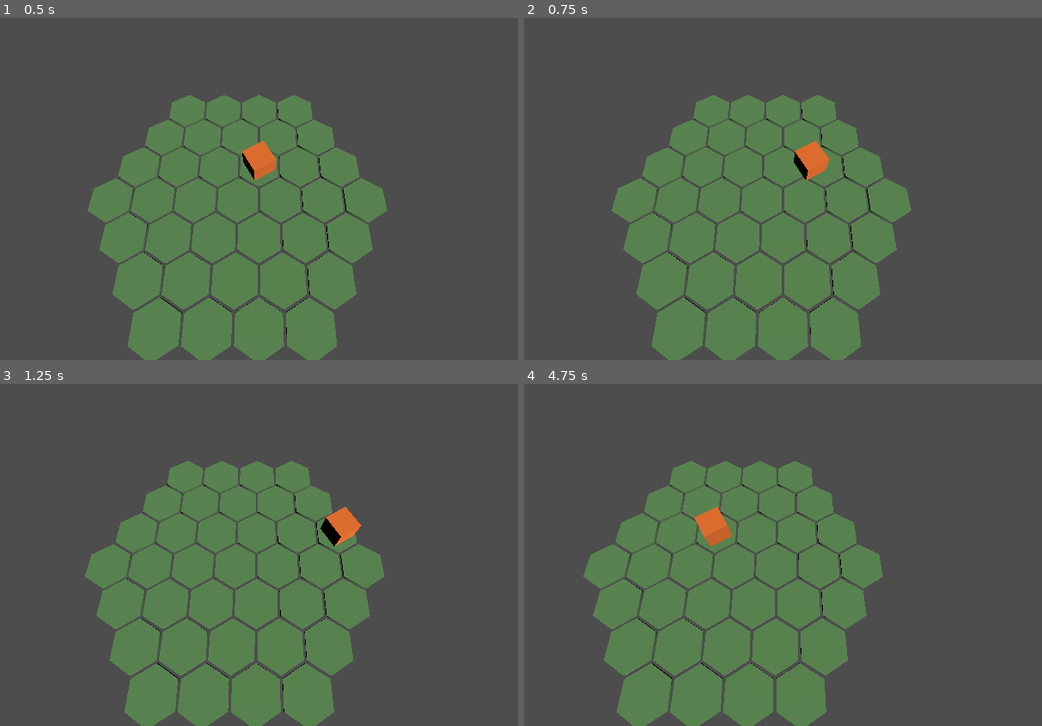
Above: before the commit, frames 1-4 (two rows, left to right).
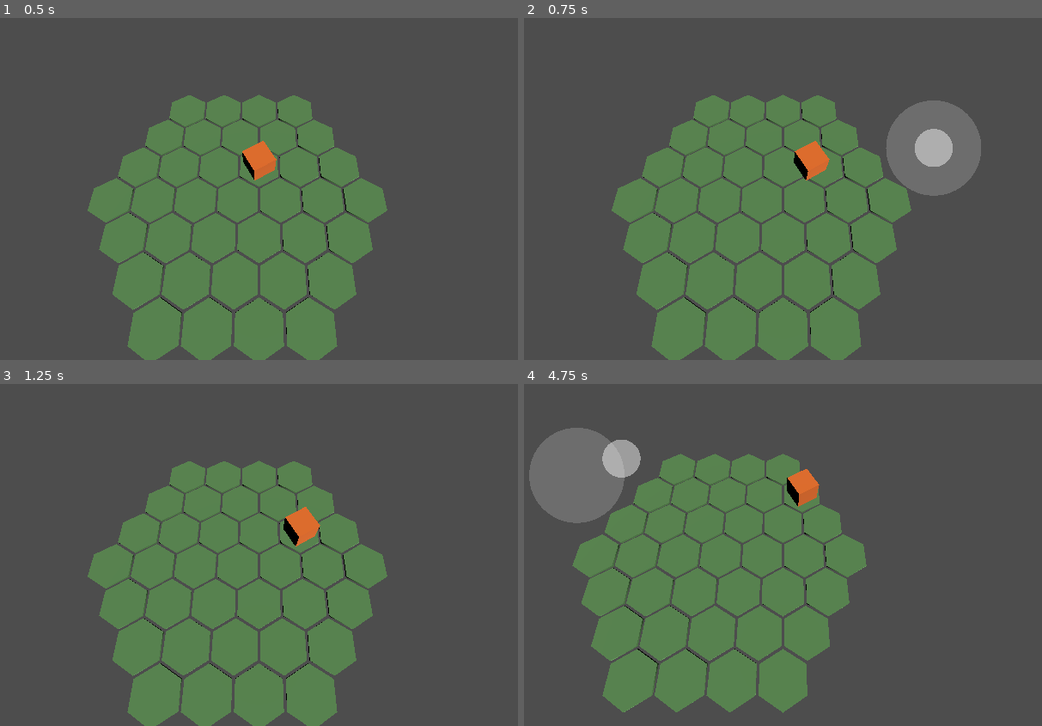
Above: after the commit, the same moments.

Repository: Coarisfinia/khovax
Game: Godot game, scene res://scenes/main.tscn
Two runs of this game, one before a commit and one after it. Both use one fixed random seed, a clock stepped at 60 frames per second and the inputs below.
Inputs (mouse positions are in pixels of both pictures, inside the frame that each line leads up to):
- Up to frame 1 (0.5 s): no input
- Up to frame 2 (0.75 s): tap Enter at 0.5 s; move the mouse to (933, 147) at 0.52 s; hold D (move_right) from 0.53 s (still down); click (933, 147) at 0.67 s
- Up to frame 3 (1.25 s): keep holding D (move_right)
- Up to frame 4 (4.75 s): release D (move_right) at 1.25 s; drag from (643, 551) to (746, 609) at 1.27 s; move the mouse to (850, 448) at 2.02 s; hold D (move_right) 2.03-2.75 s; click (850, 448) at 2.17 s; drag from (746, 609) to (575, 476) at 2.77 s; move the mouse to (990, 592) at 3.52 s; hold A (move_left) 3.53-4.25 s; click (990, 592) at 3.67 s; drag from (575, 476) to (679, 435) at 4.27 s

Frame 1 is identical in both runs. In frame 2, 4.0% of the frame differs, in the area x 69-89%, y 24-53%; in frame 3, 5.9%; in frame 4, 16%, in the area x 0-70%, y 12-100%.

Commit message:
Move via touch: a floating virtual stick
TouchStick appears where a finger touches down; dragging steers, and it
presses the same movement actions as the keyboard with the drag's strength,
so the mover can't tell touch and keys apart. Lifting the finger releases
them. A stick rather than tap-to-walk: drawing loops needs continuous,
tile-by-tile steering. The movement flow gains touch legs driven by real
ScreenTouch and ScreenDrag events, including a drag inside the dead zone
that must not walk.

Closes #10

Co-Authored-By: Claude Opus 5.5 <noreply@anthropic.com>

Diff:
--- a/scenes/main.tscn
+++ b/scenes/main.tscn
@@ -4,6 +4,7 @@
 [ext_resource type="Script" path="res://scenes/hex_piece.gd" id="2_piece"]
 [ext_resource type="Script" path="res://scenes/follow_camera.gd" id="3_camera"]
 [ext_resource type="Script" path="res://scenes/hex_mover.gd" id="4_mover"]
+[ext_resource type="Script" path="res://scenes/touch_stick.gd" id="5_stick"]
 
 [sub_resource type="StandardMaterial3D" id="StandardMaterial3D_sgp6g"]
 albedo_color = Color(0.94, 0.45, 0.16, 1)
@@ -34,3 +35,15 @@
 
 [node name="Sun" type="DirectionalLight3D" parent="." unique_id=118727424]
 transform = Transform3D(0.8320503, -0.44992125, 0.32444277, 0, 0.5848976, 0.81110716, -0.55470014, -0.674882, 0.4866642, 2, 5, 3)
+
+[node name="Hud" type="CanvasLayer" parent="." unique_id=1873390211]
+
+[node name="TouchStick" type="Control" parent="Hud" unique_id=958312446]
+layout_mode = 3
+anchors_preset = 15
+anchor_right = 1.0
+anchor_bottom = 1.0
+grow_horizontal = 2
+grow_vertical = 2
+mouse_filter = 2
+script = ExtResource("5_stick")
--- /dev/null
+++ b/scenes/touch_stick.gd
@@ -0,0 +1,77 @@
+class_name TouchStick
+extends Control
+## A floating virtual stick for touch screens: it appears where a finger touches down, and
+## dragging away from that point steers. It presses the same movement actions as the keyboard, with
+## the drag's strength, so the mover can't tell the two apart. Lifting the finger releases them.
+## Only the first finger steers; the stick is drawn only while it is held, and nothing on screen
+## moves with it, which keeps it calm for motion sickness.
+
+## Drag distance, in pixels, for full strength.
+const RADIUS: float = 80.0
+const BASE_COLOR: Color = Color(1.0, 1.0, 1.0, 0.18)
+const KNOB_COLOR: Color = Color(1.0, 1.0, 1.0, 0.45)
+
+## The finger that steers, or -1 when none does.
+var _finger: int = -1
+var _origin: Vector2 = Vector2.ZERO
+## Screen-space steering, x right and y up, at most length 1.
+var _steer: Vector2 = Vector2.ZERO
+
+
+func _ready() -> void:
+	mouse_filter = Control.MOUSE_FILTER_IGNORE
+	set_anchors_preset(Control.PRESET_FULL_RECT)
+
+
+func _input(event: InputEvent) -> void:
+	var touch: InputEventScreenTouch = event as InputEventScreenTouch
+	if touch != null:
+		_on_touch(touch)
+		return
+	var drag: InputEventScreenDrag = event as InputEventScreenDrag
+	if drag != null and drag.index == _finger:
+		_steer_toward(drag.position)
+
+
+func _draw() -> void:
+	if not is_held():
+		return
+	draw_circle(_origin, RADIUS, BASE_COLOR)
+	draw_circle(_origin + Vector2(_steer.x, -_steer.y) * RADIUS, RADIUS * 0.4, KNOB_COLOR)
+
+
+func is_held() -> bool:
+	return _finger >= 0
+
+
+func steering() -> Vector2:
+	return _steer
+
+
+func _on_touch(touch: InputEventScreenTouch) -> void:
+	if touch.pressed and not is_held():
+		_finger = touch.index
+		_origin = touch.position
+		_steer_toward(touch.position)
+	elif not touch.pressed and touch.index == _finger:
+		_finger = -1
+		_steer_toward(_origin)
+
+
+func _steer_toward(point: Vector2) -> void:
+	var offset: Vector2 = (point - _origin) / RADIUS
+	# Screen y grows downwards; steering y points up, like the movement actions.
+	_steer = Vector2(offset.x, -offset.y).limit_length(1.0)
+	_press("move_right", "move_left", _steer.x)
+	_press("move_up", "move_down", _steer.y)
+	queue_redraw()
+
+
+## Presses one of two opposite actions with the axis value's strength and releases the other.
+func _press(positive: String, negative: String, value: float) -> void:
+	Input.action_release(positive)
+	Input.action_release(negative)
+	if value > 0.0:
+		Input.action_press(positive, value)
+	elif value < 0.0:
+		Input.action_press(negative, -value)
--- a/tests/e2e/test_movement_flow.gd
+++ b/tests/e2e/test_movement_flow.gd
@@ -8,6 +8,8 @@
 ## Long enough to walk further than the grid allows in any one direction.
 const HOLD_STEPS: int = 300
 const ACTIONS: Array[String] = ["move_up", "move_down", "move_left", "move_right"]
+## Where the touch legs put their finger down, in screen pixels.
+const TOUCH_ORIGIN: Vector2 = Vector2(400.0, 300.0)
 const PHYSICAL_KEYS: Dictionary[String, Key] = {
 	"move_up": KEY_W,
 	"move_down": KEY_S,
@@ -25,6 +27,7 @@
 var _cube: HexPiece
 var _mover: HexMover
 var _grid: HexGrid
+var _stick: TouchStick
 
 
 func _input() -> Vector2:
@@ -42,9 +45,10 @@
 	_cube = _main.get_node_or_null("Cube") as HexPiece
 	_mover = _main.get_node_or_null("Cube/Mover") as HexMover
 	_grid = _main.get_node_or_null("HexGrid") as HexGrid
-	if _cube == null or _mover == null or _grid == null:
+	_stick = _main.get_node_or_null("Hud/TouchStick") as TouchStick
+	if _cube == null or _mover == null or _grid == null or _stick == null:
 		_main.queue_free()
-		return "the main scene needs a HexPiece Cube, its HexMover child Mover, and a HexGrid"
+		return "the main scene needs a Cube with its Mover, a HexGrid and a Hud/TouchStick"
 	# Stepped by hand from here on.
 	_mover.set_process(false)
 
@@ -130,14 +134,60 @@
 		var result: String = _walk(walk.keys, walk.path)
 		if not result.is_empty():
 			return "holding %s: %s" % [walk.keys, result]
+	return _check_touch_paths()
+
+
+## The touch stick continues from where the keys stopped, at (-2, 3).
+func _check_touch_paths() -> String:
+	var result: String = _walk_by_touch(
+		Vector2(TouchStick.RADIUS, 0.0),
+		[Vector2i(-1, 3), Vector2i(0, 3)],
+	)
+	if not result.is_empty():
+		return "dragging right: " + result
+	# Screen y grows downwards: dragging up the screen walks up the grid, zigzagging.
+	var up: Array[Vector2i] = [
+		Vector2i(
+			0,
+			2,
+		), Vector2i(1, 1), Vector2i(1, 0), Vector2i(2, -1), Vector2i(2, -2), Vector2i(3, -3),
+	]
+	result = _walk_by_touch(Vector2(0.0, -TouchStick.RADIUS), up)
+	if not result.is_empty():
+		return "dragging up: " + result
+	# A short drag stays inside the actions' dead zone and doesn't walk.
+	result = _walk_by_touch(Vector2(TouchStick.RADIUS * 0.1, 0.0), [])
+	if not result.is_empty():
+		return "a tiny drag: " + result
 	return ""
 
 
-## Holds the keys long enough to reach the grid's edge and checks the tiles visited, in order,
-## and that the drawn position never jumps.
+## Holds the keys and checks the walk.
 func _walk(keys: Array[String], expected: Array[Vector2i]) -> String:
 	for key: String in keys:
 		Input.action_press(key)
+	return _hold(expected, _release_all)
+
+
+## Touches the screen, drags by `drag` pixels and holds there, the way a thumb steers the touch
+## stick, then checks the walk and that lifting the finger stops it.
+func _walk_by_touch(drag: Vector2, expected: Array[Vector2i]) -> String:
+	_send_touch(TOUCH_ORIGIN, true)
+	var moved: InputEventScreenDrag = InputEventScreenDrag.new()
+	moved.position = TOUCH_ORIGIN + drag
+	Input.parse_input_event(moved)
+	Input.flush_buffered_events()
+	if not _stick.is_held():
+		return "the touch stick didn't pick up the finger"
+	var result: String = _hold(expected, _lift_finger)
+	if result.is_empty() and (_stick.is_held() or not _input().is_zero_approx()):
+		result = "lifting the finger didn't release the stick and its actions"
+	return result
+
+
+## Keeps the input held long enough to reach the grid's edge, then releases it with `release` and
+## checks the tiles visited, in order, and that the drawn position never jumped.
+func _hold(expected: Array[Vector2i], release: Callable) -> String:
 	# Starts with the tile the walk leaves from; dropped again before comparing.
 	var visited: Array[Vector2i] = [_cube.tile]
 	var max_step: float = Hex.SIZE * sqrt(3.0) * STEP / HexMover.STEP_SECONDS + 0.0001
@@ -148,7 +198,7 @@
 		jumped = jumped or before.distance_to(_cube.position) > max_step
 		if visited[visited.size() - 1] != _cube.tile:
 			visited.append(_cube.tile)
-	_release_all()
+	release.call()
 	_finish_step()
 	visited.pop_front()
 	if jumped:
@@ -160,6 +210,18 @@
 	return ""
 
 
+func _lift_finger() -> void:
+	_send_touch(TOUCH_ORIGIN, false)
+
+
+func _send_touch(point: Vector2, pressed: bool) -> void:
+	var touch: InputEventScreenTouch = InputEventScreenTouch.new()
+	touch.position = point
+	touch.pressed = pressed
+	Input.parse_input_event(touch)
+	Input.flush_buffered_events()
+
+
 func _finish_step() -> void:
 	var steps: int = ceili(HexMover.STEP_SECONDS / STEP) + 1
 	for _i: int in steps:
Not shown, added: scenes/touch_stick.gd.uid
